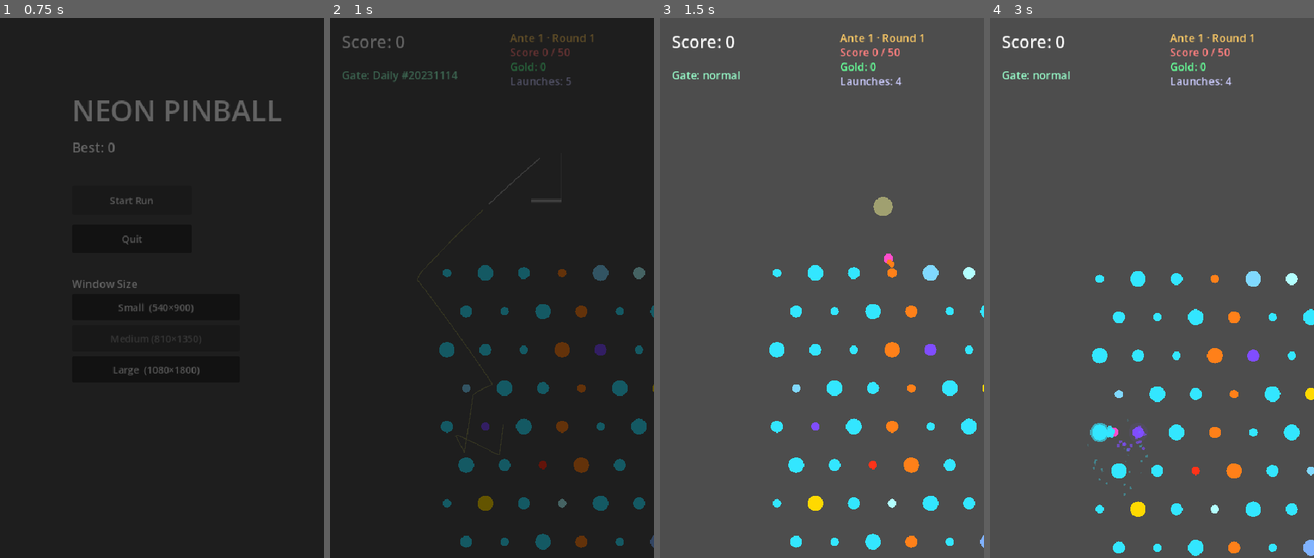
Above: before the commit, frames 1-4 (left to right).
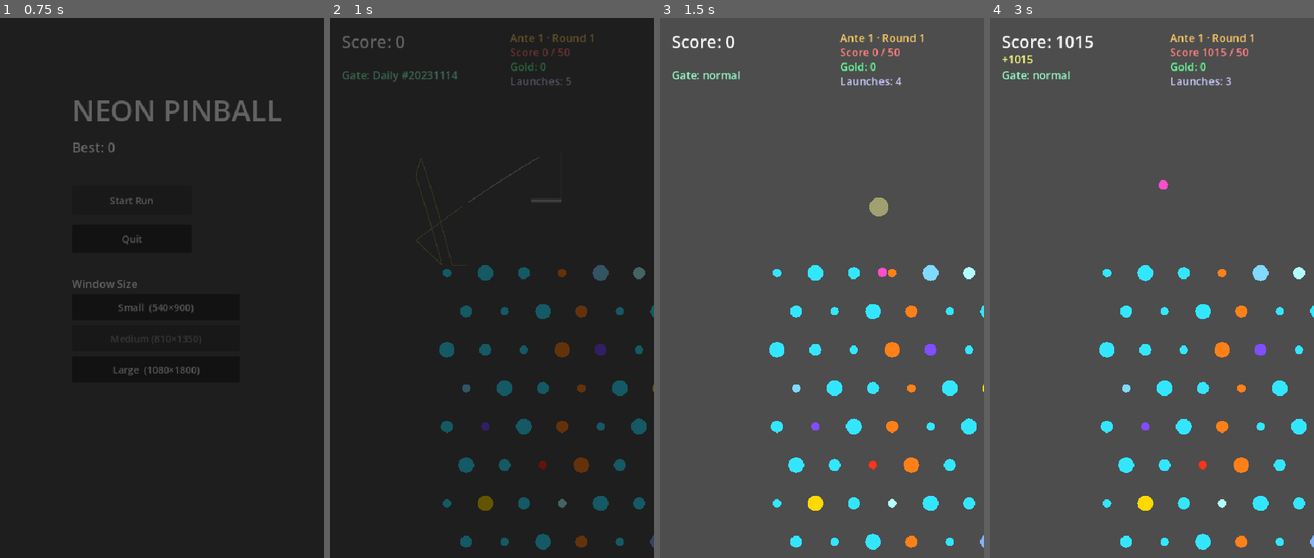
Above: after the commit, the same moments.

Repository: GencyZ/NeonPinball
Game: Godot game, scene res://scenes/main_menu.tscn
Same seed, same stepped clock (60 frames per second), same inputs: the game is played once before the commit and once after it.
Inputs (mouse positions are in pixels of both pictures, inside the frame that each line leads up to):
- Up to frame 1 (0.75 s): click "Start Run" at 0.5 s
- Up to frame 2 (1 s): no input
- Up to frame 3 (1.5 s): tap Enter at 1.25 s; move the mouse to (893, 261) at 1.27 s; hold D from 1.28 s (still down); tap Space at 1.35 s; click (893, 261) at 1.42 s
- Up to frame 4 (3 s): tap Space at 1.52, 1.82 s; release D at 2 s; drag from (1087, 315) to (1135, 396) at 2.02 s; move the mouse to (1184, 169) at 2.77 s; hold D from 2.78 s (still down); tap Alt at 2.85 s; click (1184, 169) at 2.92 s

Frame 1 is identical in both runs. In frame 2, 0.1% of the frame differs, in the area x 27-65%, y 25-81%; in frame 3, 0.2%; in frame 4, 5.7%, in the area x 3-100%, y 3-100%.

Commit message:
fix: resolve clamp mismatch, remove dead _t, fix mouse/keyboard aim coexistence
Co-Authored-By: Claude Sonnet 4.6 <noreply@anthropic.com>

Diff:
--- a/game/sim/entry_resolver.gd
+++ b/game/sim/entry_resolver.gd
@@ -9,7 +9,7 @@
 	BoardEdge.TOP:   0.417,   # local x=225 / 540
 }
 
-# Launcher canvas positions (fixed; outside _rect)
+# Launcher canvas positions (fixed; outside _rect) — used by draw layer
 const LAUNCHER_POS := {
 	BoardEdge.LEFT:  Vector2(55.0, 255.0),
 	BoardEdge.TOP:   Vector2(405.0, 112.0),
@@ -36,10 +36,10 @@
 				&"normal": Vector2.LEFT
 			}
 
-# 瞄准：法线旋转 aim_offset 弧度，夹紧在 ±80° 朝内锥角内。
+# 瞄准：法线旋转 aim_offset 弧度，夹紧在 ±60° 朝内锥角内。
 static func make_ball(edge: int, t: float, aim_offset: float,
 					speed: float, radius: float, rect: Rect2) -> BallState:
 	var r := resolve(edge, t, rect)
-	var clamped := clampf(aim_offset, -0.873, 0.873)  # ±50°
+	var clamped := clampf(aim_offset, -PI / 3.0, PI / 3.0)
 	var dir: Vector2 = r[&"normal"].rotated(clamped)
 	return BallState.new(r[&"pos"], dir * speed, radius)
--- a/game/view/input_controller.gd
+++ b/game/view/input_controller.gd
@@ -6,8 +6,8 @@
 
 var _board: Node2D
 var _edge: int = EntryResolver.BoardEdge.TOP
-var _t := 0.5
 var _aim := 0.0
+var _last_mouse := Vector2.INF
 const SPEED := 1500.0
 const BALL_RADIUS := 8.0
 
@@ -26,11 +26,13 @@
 	var gate_pos: Vector2 = entry[&"pos"]
 	var inward_n: Vector2 = entry[&"normal"]
 
-	# Mouse sets aim angle directly
+	# Mouse sets aim angle when it moves
 	var mouse: Vector2 = _board.get_local_mouse_position()
-	var to_mouse := mouse - gate_pos
-	if to_mouse.length_squared() > 1.0:
-		_aim = inward_n.angle_to(to_mouse.normalized())
+	if mouse.distance_squared_to(_last_mouse) > 1.0:
+		_last_mouse = mouse
+		var to_mouse := mouse - gate_pos
+		if to_mouse.length_squared() > 1.0:
+			_aim = inward_n.angle_to(to_mouse.normalized())
 
 	# A/D fine-tunes
 	if Input.is_key_pressed(KEY_A):
@@ -87,20 +89,17 @@
 			KEY_TAB:
 				_edge = (_edge + 1) % 3
 			KEY_SPACE:
-				var cur2: int = RunMan.state[&"phase"]
-				if cur2 == RunManager.Phase.ROUND or cur2 == RunManager.Phase.BOSS_ROUND:
-					var rr: Rect2 = _board.rect
-					var t_space: float = EntryResolver.LAUNCHER_T[_edge]
-					_board.launch(EntryResolver.make_ball(_edge, t_space, _aim, SPEED, BALL_RADIUS, rr))
+				if cur_phase == RunManager.Phase.ROUND or cur_phase == RunManager.Phase.BOSS_ROUND:
+					var r2: Rect2 = _board.rect
+					_board.launch(EntryResolver.make_ball(_edge, EntryResolver.LAUNCHER_T[_edge], _aim, SPEED, BALL_RADIUS, r2))
 			KEY_1: _board.set_active_gate(&"normal")
 			KEY_2: _board.set_active_gate(&"accel")
 			KEY_3: _board.set_active_gate(&"scatter_angle")
 			KEY_4: _board.set_active_gate(&"scatter_split")
 	if event is InputEventMouseButton and event.pressed:
 		if event.button_index == MOUSE_BUTTON_LEFT:
-			var rr2: Rect2 = _board.rect
-			var t_click: float = EntryResolver.LAUNCHER_T[_edge]
-			_board.launch(EntryResolver.make_ball(_edge, t_click, _aim, SPEED, BALL_RADIUS, rr2))
+			var r: Rect2 = _board.rect
+			_board.launch(EntryResolver.make_ball(_edge, EntryResolver.LAUNCHER_T[_edge], _aim, SPEED, BALL_RADIUS, r))
 
 func _handle_shop_key(keycode: Key) -> void:
 	match keycode:
